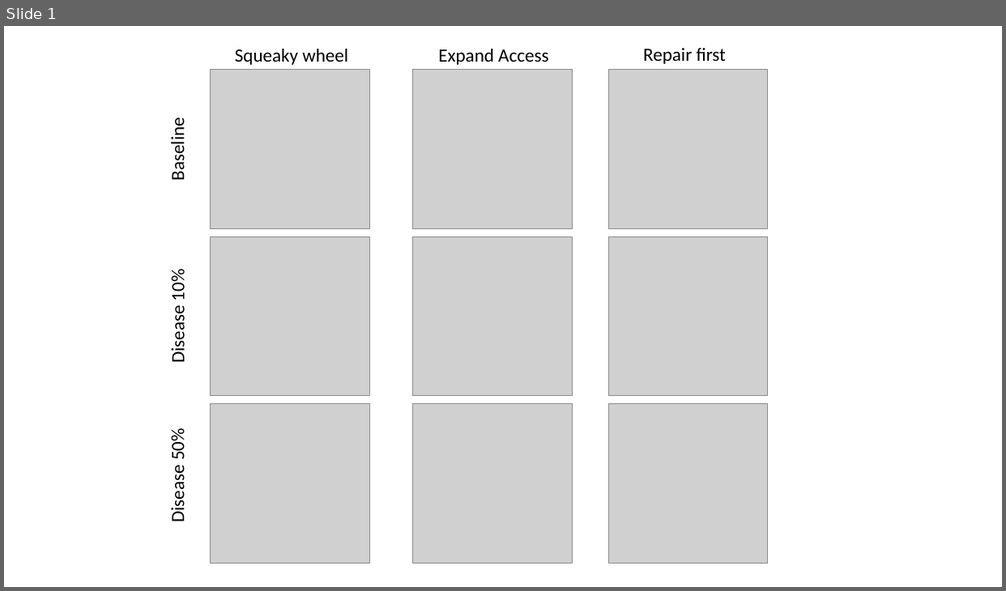
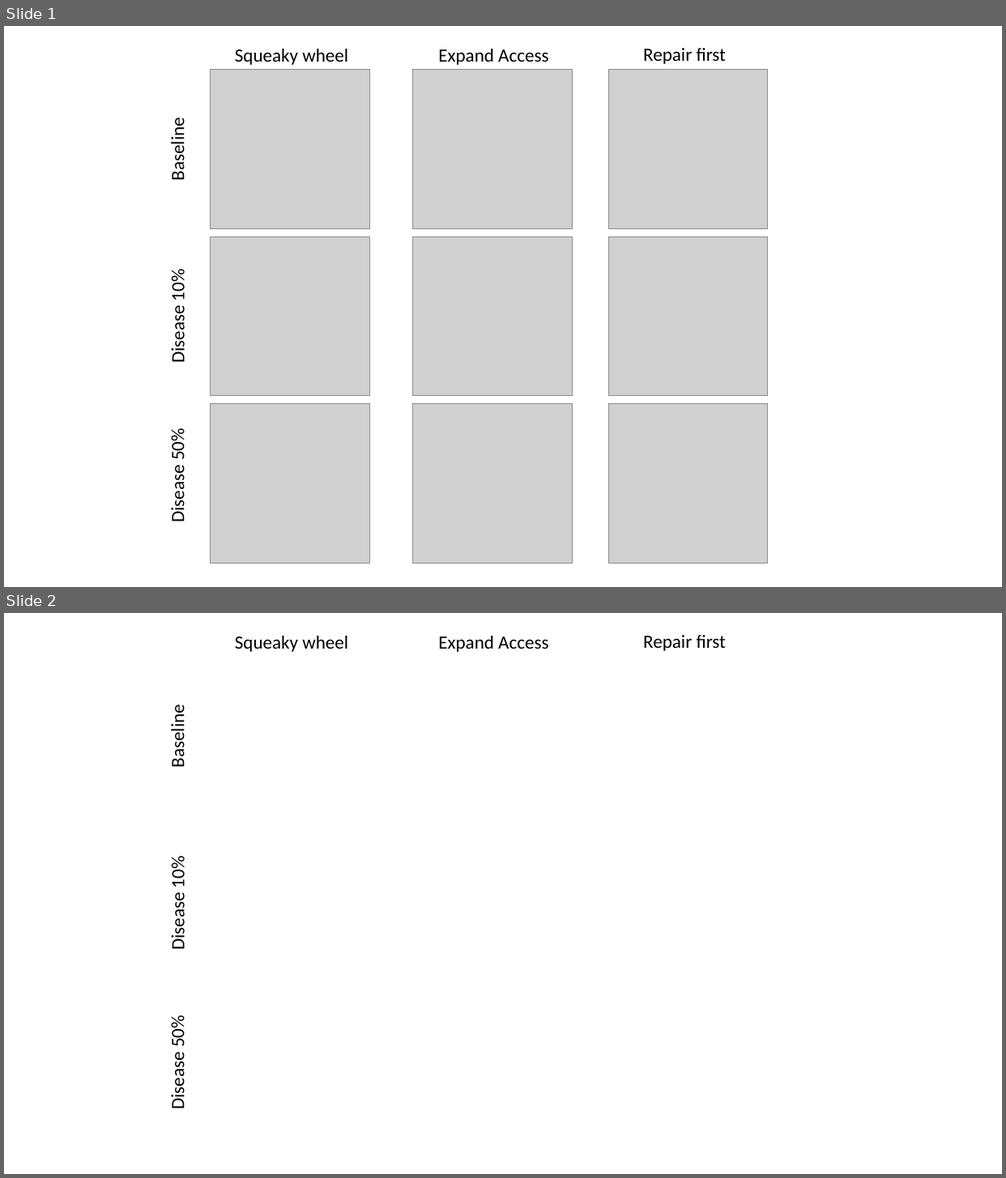
Before and after one commit to miguelppais/MexicoCityDisease, a slide deck: src/results.pptx. Shown one above the other, each under a label of ours: slide 1 before the commit, slides 1 and 2 after it. The pictures are 1006x591 and 1006x1178 pixels, drawn with LibreOffice and Linux fonts; fonts in the diff are those of the drawing; grey boxes stand for pictures. Boxes give left, top, right and bottom in pixels: in the first picture for what was removed or moved away, otherwise in the second. Text is boxed around its words. In the diff, an @@ line names an element or a change of style, - is before the commit and + after.

```diff
--- a/src/results.pptx
+++ b/src/results.pptx
@@ slide 2 added at bbox=[4, 613, 1002, 1174], background #FFFFFF @@
@@ text added at bbox=[235, 636, 348, 652], 18 pt, text #000000 @@
+Squeaky wheel
@@ text added at bbox=[438, 636, 548, 652], 18 pt, text #000000 @@
+Expand Access
@@ text added at bbox=[643, 635, 726, 651], 18 pt, text #000000 @@
+Repair first
@@ text added at bbox=[166, 710, 189, 766], 18 pt, text #000000 @@
+Baseline
@@ text added at bbox=[167, 859, 189, 949], 18 pt, text #000000 @@
+Disease 10%
@@ text added at bbox=[166, 1019, 189, 1109], 18 pt, text #000000 @@
+Disease 50%
```
Also in this commit, not shown: 3 other files.
